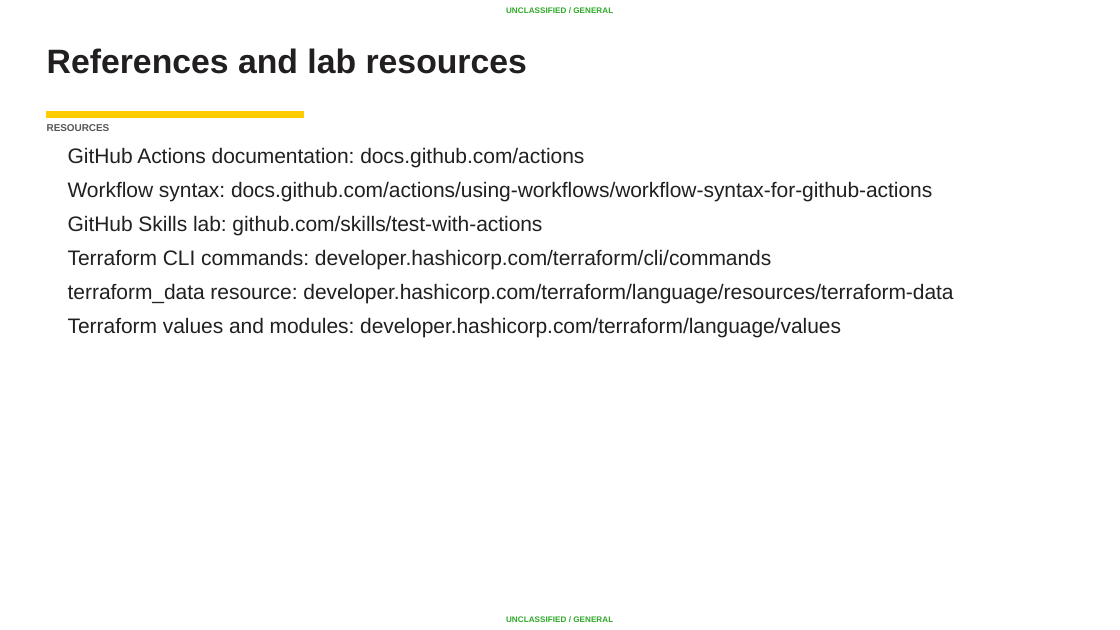
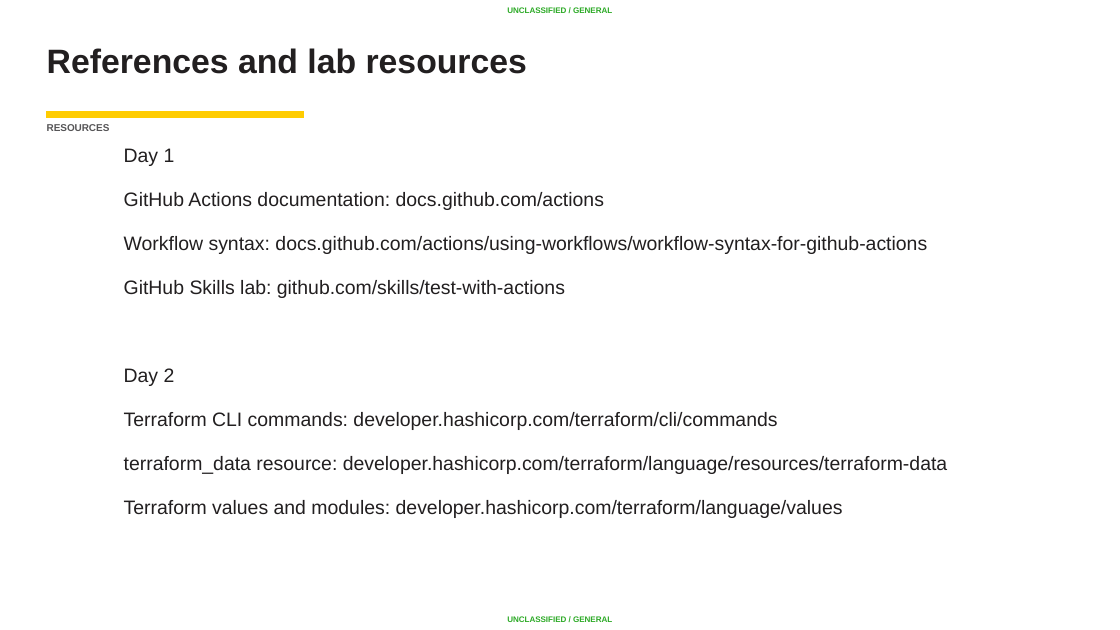
Before and after one commit to AC-Fab/summer-course, a slide deck: slide 3 of DevOps/Lesson 04-05 - CICD and Terraform/CI-CD-Terraform-back-to-back-class.pptx (slide 16 before the commit). Drawn at 1120x630 pixels with LibreOffice and Linux fonts; fonts in the diff are those of the drawing; background and template pictures are left out. Boxes give left, top, right and bottom in pixels: in the first picture for what was removed or moved away, otherwise in the second. Text is boxed around its words. In the diff, an @@ line names an element or a change of style, - is before the commit and + after.

```diff
--- a/DevOps/Lesson 04-05 - CICD and Terraform/CI-CD-Terraform-back-to-back-class.pptx
+++ b/DevOps/Lesson 04-05 - CICD and Terraform/CI-CD-Terraform-back-to-back-class.pptx
@@ text at bbox=[124, 148, 175, 166]: paragraph added @@
+Day 1
@@ text at bbox=[124, 192, 947, 518]: size 13.5 to 12.5 pt; indent changed; more space between paragraphs @@
@@ text at bbox=[124, 368, 175, 386]: paragraph added @@
+Day 2
```
Also in this commit, not shown: 26 other slides changed, 4 slides added, 1 slide removed.
